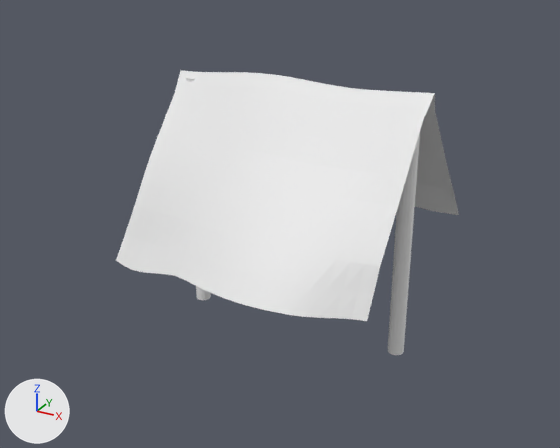
Two versions of the Blender file Assets/Cristian's stuff no touchy/modles/Materials/tent.blend, one commit apart.
Rendered twice from a 50 mm lens placed at (2.56, -4.91, 2.52), pointed at (-0.09, -0.1, 0.12). The lights are fixed; the arrows at lower left show +X, +Y and +Z. The picture after the commit comes second.
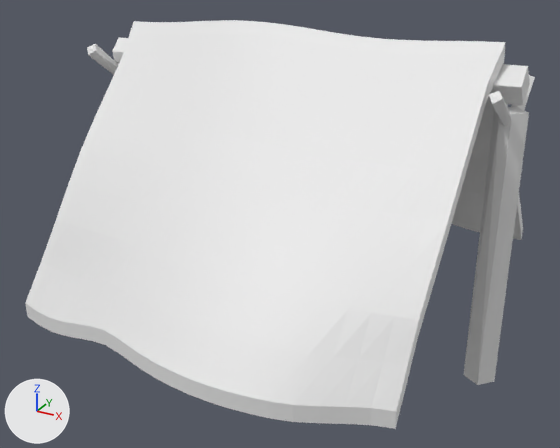
Boxes [x1, y1, x2, y2] around the edits, measured in the pictures (560 x 448 px; the box of a moved part takes in the faces that stretch with it):
'Plane', reshaped, moved, rescaled (45% wider, 63% taller): before [116, 70, 459, 321]; after [25, 20, 523, 429]
'Cylinder.006', added: after [463, 107, 529, 385]
'Cylinder.004', added: after [112, 37, 530, 105]
'Cylinder.001', reshaped, moved, turned, rescaled: before [186, 77, 211, 300]; after [489, 91, 512, 127]
'Cylinder.003', added: after [87, 44, 119, 75]
'Cylinder.005', added (mostly hidden): after [511, 75, 535, 110]
part 1 of me_plane, built on: before [415, 195, 459, 215]; after [25, 20, 523, 429]
part 2 of me_cylinder, moved or reshaped (not visible afterwards): before [388, 133, 420, 355]

Diff of the bpy script that builds the scene:
```diff
--- a/Assets/Cristian's stuff no touchy/modles/Materials/tent.blend.py
+++ b/Assets/Cristian's stuff no touchy/modles/Materials/tent.blend.py
@@ me_plane @@
-me_plane.from_pydata(...)  # 374 vertices, 336 faces; spans x -1.03..1.03, y -1.13..1.1, z -0.1..1.25
+me_plane.from_pydata(...)  # 748 vertices, 746 faces; spans x -1.04..1.03, y -1.13..1.15, z -0.1..1.34
+# me_plane part 1: 22 vertices moved from x -1.0..1.0, y 0.94..1.1, z 0.0 to x -1.0..1.0, y 0.99..1.15, z -0.06; 374 vertices added at x -1.04..1.02, y -1.13..1.15, z -0.02..1.34
@@ me_cylinder @@
 # used by ob_cylinder; location = (0.88, 0.003, 0.18); scale = (0.0619, 0.0619, -0.969)
-me_cylinder.from_pydata(...)  # 32 vertices, 18 faces; spans x -1.0..1.0, y -1.0..1.0, z -1.0..1.0
+me_cylinder.from_pydata(...)  # 32 vertices, 18 faces; spans x -1.0..1.0, y -1.0..1.0, z -1.0..0.0
+# me_cylinder part 2
+# 16 vertices are removed from x -1.0..1.0, y -1.0..1.0, z 1.0
+# 17 faces are deleted
+# 16 new vertices lie (0.0, 0.0, 1.0) away from vertices in x -1.0..1.0, y -1.0..1.0, z -1.0
+# 17 new faces join them
@@ me_cylinder_001 @@
 # used by ob_cylinder_001; location = (-0.904, 0.003, 0.18); scale = (0.0619, 0.0619, -0.969)
-me_cylinder_001.from_pydata(...)  # 32 vertices, 18 faces; spans x -1.0..1.0, y -1.0..1.0, z -1.0..1.0
+me_cylinder_001.from_pydata(...)  # 48 vertices, 33 faces; spans x -1.0..1.0, y -1.0..1.0, z -0.61..0.0
+# me_cylinder_001 part 3: the whole mesh is rebuilt
@@ ob_plane @@
 ob_plane = bpy.data.objects.new('Plane', me_plane)
-ob_plane.location = (0.0, 0.0, 0.0)
+ob_plane.location = (0.0, 0.0, -0.308)
+ob_plane.scale = (1.41, 1.57, 1.45)
@@ ob_cylinder_001 @@
 ob_cylinder_001 = bpy.data.objects.new('Cylinder.001', me_cylinder_001)
-ob_cylinder_001.location = (-0.904, 0.003, 0.18)
-ob_cylinder_001.scale = (0.0619, 0.0619, -0.969)
+ob_cylinder_001.location = (1.49, -0.275, 1.348)
+ob_cylinder_001.rotation_euler = (0.862, 3.142, 3.018)  # degrees (49, 180, 173)
+ob_cylinder_001.scale = (0.0438, 0.0438, -0.685)
@@ ob_cylinder_006 @@
+ob_cylinder_006 = bpy.data.objects.new('Cylinder.006', me_cylinder_008)  # a 16-sided cylinder along z spanning x -1.0..1.0, y -1.0..1.0, z -1.0..0.0; modifiers DECIMATE
+ob_cylinder_006.location = (1.533, 0.003, 1.209)
+ob_cylinder_006.rotation_euler = (0.0, 3.142, 0.0)  # degrees (0, 180, 0)
+ob_cylinder_006.scale = (0.104, 0.0837, -2.03)
@@ ob_cylinder_005 @@
+ob_cylinder_005 = bpy.data.objects.new('Cylinder.005', me_cylinder_007)  # 48 vertices, 33 faces; spans x -1.0..1.0, y -1.0..1.0, z -0.61..0.0; modifiers DECIMATE, DECIMATE
+ob_cylinder_005.location = (1.542, 0.327, 1.348)
+ob_cylinder_005.rotation_euler = (0.862, 3.142, 0.0)  # degrees (49, 180, 0)
+ob_cylinder_005.scale = (0.0438, 0.0438, -0.685)
@@ ob_cylinder_004 @@
+ob_cylinder_004 = bpy.data.objects.new('Cylinder.004', me_cylinder_008.copy())  # modifiers DECIMATE
+ob_cylinder_004.location = (-1.603, 0.003, 1.274)
+ob_cylinder_004.rotation_euler = (0.0, 1.54, 0.0)  # degrees (0, 88, 0)
+ob_cylinder_004.scale = (0.112, 0.112, -3.2)
@@ ob_cylinder_003 @@
+ob_cylinder_003 = bpy.data.objects.new('Cylinder.003', me_cylinder_007.copy())  # modifiers DECIMATE, DECIMATE
+ob_cylinder_003.location = (-1.605, -0.337, 1.354)
+ob_cylinder_003.rotation_euler = (0.862, 3.142, 3.018)  # degrees (49, 180, 173)
+ob_cylinder_003.scale = (0.0494, 0.0494, -0.773)
```
